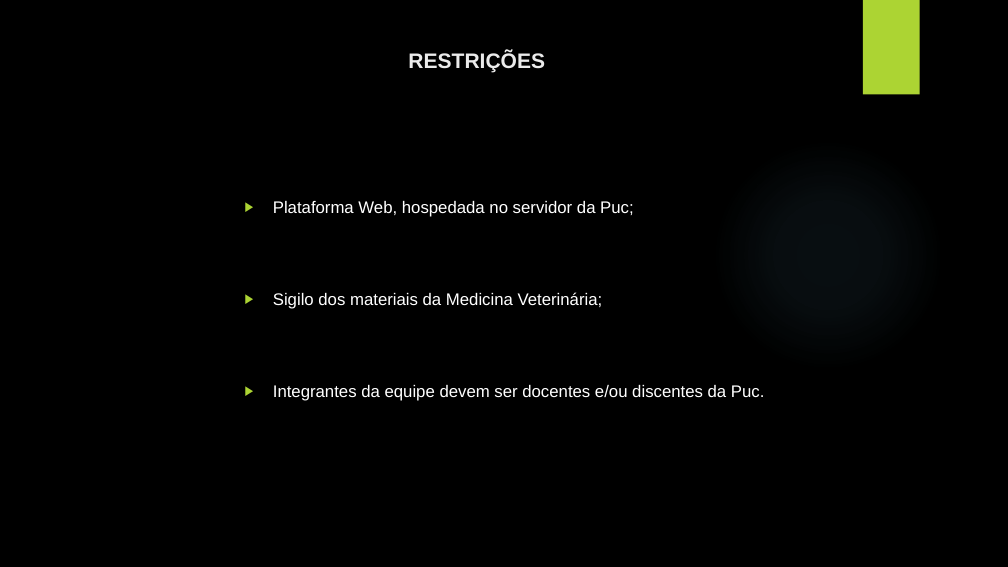
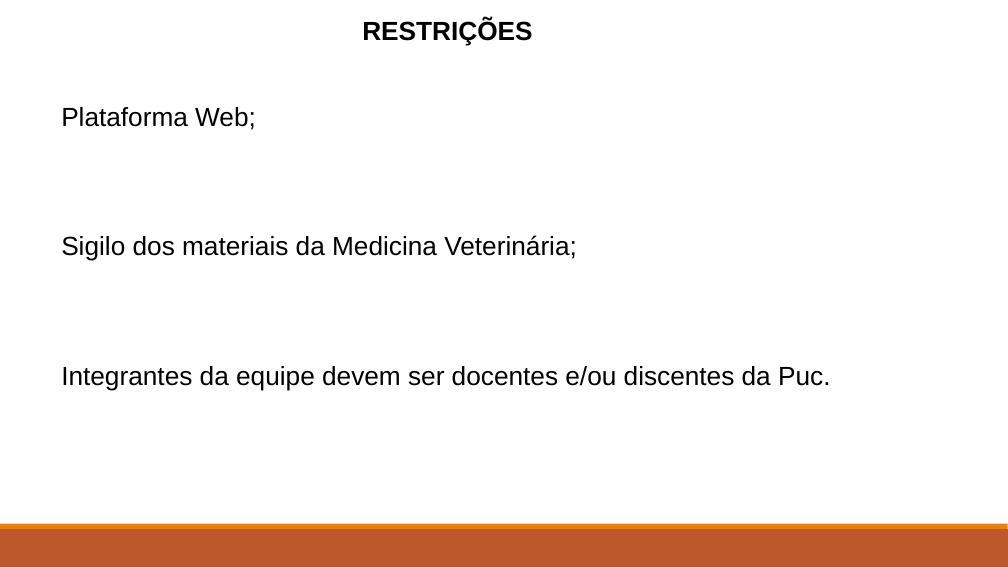
Before and after one commit to wagneramelo/tisAtlas, a slide deck: slide 4 of Documentos/Segunda apresentação TIS .pptx. Drawn at 1008x567 pixels with LibreOffice and Linux fonts; fonts in the diff are those of the drawing; background and template pictures are left out. Boxes give left, top, right and bottom in pixels: in the first picture for what was removed or moved away, otherwise in the second. Text is boxed around its words. In the diff, an @@ line names an element or a change of style, - is before the commit and + after.

```diff
--- a/Documentos/Segunda apresentação TIS .pptx
+++ b/Documentos/Segunda apresentação TIS .pptx
@@ background picture (left out) to #FFFFFF @@
@@ text "RESTRIÇÕES": place and size @@
-text "RESTRIÇÕES" at (273,201,765,401)
+text "RESTRIÇÕES" at (61,19,830,390)
@@ text at (61,19,532,130): text changed; size 16 to 25 pt; text colour #FFFFFF to #000000 @@
-▶ Plataforma Web, hospedada no servidor da Puc;
+  RESTRIÇÕES
+  Plataforma Web;
@@ rectangle removed at (863,0,920,95) @@
@@ title removed at (408,52,545,73) @@
-RESTRIÇÕES
@@ ellipse removed at (712,138,944,371) @@
@@ text at (61,235,830,390): size 16 to 25 pt, text colour #FFFFFF to #000000 in "Sigilo dos materiais da Medicina Veterinária;", "Integrantes da equipe devem ser docentes e/ou ..."; bullet ▶ to  ; line spacing 1 to 0.9; more space between paragraphs; bullet colour #ACD433 to #E48312 @@
@@ rectangle added at (0,529,1008,567), fill #BD582C @@
@@ rectangle added at (0,524,1008,529), fill #E48312 @@
```
Also in this commit, not shown: 4 other slides changed, 4 slides added, 3 slides removed, 8 other files.
